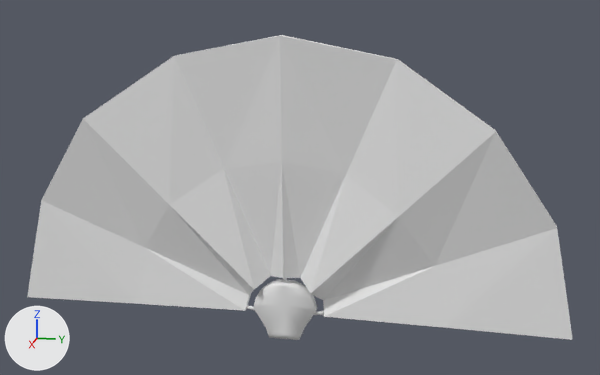
Renders of the Blender file Assets/My Assets/Models/HandFan.blend from each side of a commit.
The view is the same before and after, from a camera (50 mm lens) standing at (4.44, 0.98, 1.8) and looking at (0.01, 0.09, 0.7). The axes (+X, +Y, +Z) are drawn at lower left. The lights are the same throughout.

The scene before the commit, as lines of its bpy script (objects in view):
```python
me_cube_001 = bpy.data.meshes.new('Cube.001')
me_cube_001.from_pydata(...)  # 168 vertices, 143 faces; spans x -0.07..0.13, y -1.6..1.6, z -0.21..1.54
ob_cube = bpy.data.objects.new('Cube', me_cube_001)
ob_cube.location = (0.0, 0.0, 0.0)
```
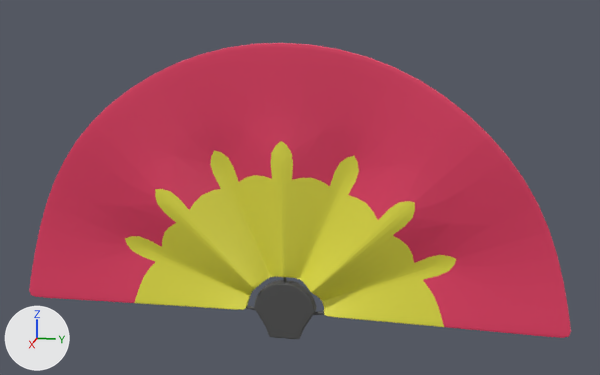
Edits to the bpy script that builds the scene:
```text
Add mat_fabric_2:
    mat_fabric_2 = principled_material('Fabric 2')
    mat_fabric_2.base_color = (0.8, 0.768, 0.0595)  # yellow #e7e345
Add mat_metal:
    mat_metal = principled_material('Metal')
    mat_metal.base_color = (0.0817, 0.0817, 0.0817)  # dark grey #515151
Add mat_fabric:
    mat_fabric = principled_material('Fabric')
    mat_fabric.base_color = (0.8, 0.0488, 0.132)  # red #e73e66
Change me_cube_001:
    where me_cube_001.from_pydata(...)  # 168 vertices, 143 faces; spans x -0.07..0.13, y -1.6..1.6, z -0.21..1.54
    used by ob_cube; location = (0.0, 0.0, 0.0)
    me_cube_001 part 1: 26 of the faces centred in x -0.01..0.07, y -1.54..1.54, z -0.06..1.48 switch from no material to mat_fabric (red #e73e66)
    me_cube_001 part 2: 26 of the faces centred in x -0.03..0.05, y -0.58..0.58, z -0.06..0.49 switch from no material to mat_fabric_2 (yellow #e7e345)
    me_cube_001 part 3: 91 of the faces centred in x -0.03..0.03, y -0.24..0.24, z -0.21..0.18 switch from no material to mat_metal (dark grey #515151)
Change ob_cube:
    add _m = ob_cube.modifiers.new('Bevel', 'BEVEL')
    add _m = ob_cube.modifiers.new('Subdivision', 'SUBSURF')
```

Boxes [x1, y1, x2, y2] around the edits, measured in the pictures (600 x 375 px):
'Cube', recoloured, modifiers changed (grey to red)
    before: [27, 35, 573, 340]
    after: [29, 43, 571, 339]
part 1 of me_cube_001, recoloured (grey to red)
    before: [27, 35, 573, 340]
    after: [29, 43, 571, 338]
part 2 of me_cube_001, recoloured (grey to yellow)
    before: [134, 169, 444, 328]
    after: [125, 150, 456, 327]
part 3 of me_cube_001, recoloured
    both: [246, 278, 324, 339]
